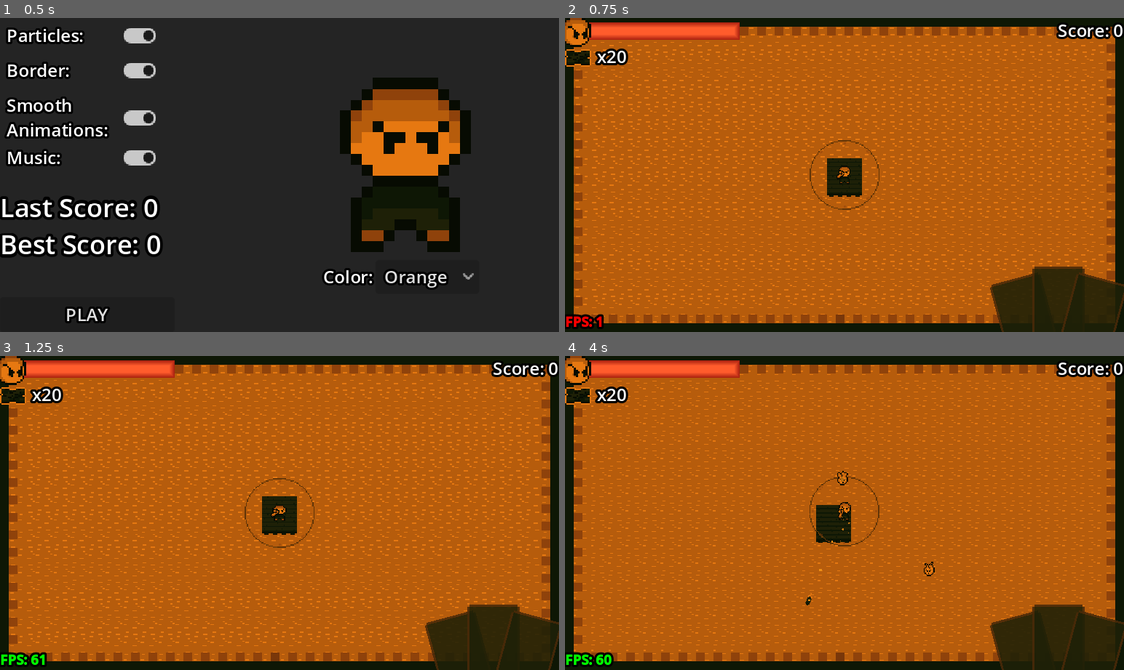
Above: before the commit, frames 1-4 (two rows, left to right).
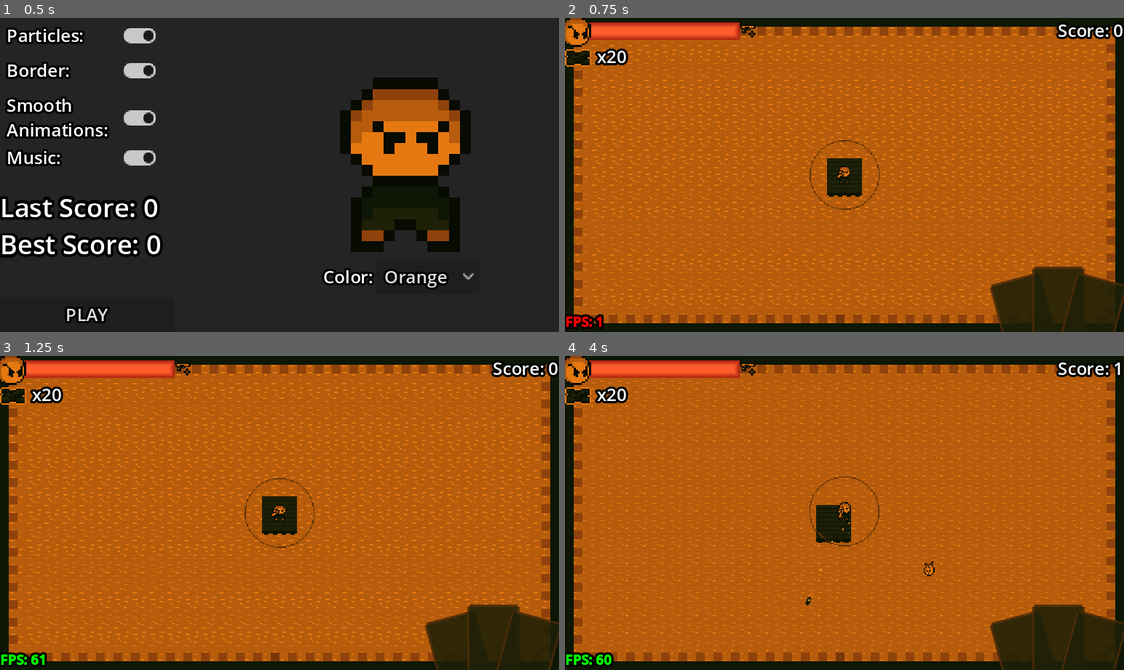
Above: after the commit, the same moments.

Repository: Marcelo-Marinho/Lava-Floor
Game: Godot game, scene res://menu.tscn
Two runs of this game, one before a commit and one after it. Both use one fixed random seed, a clock stepped at 60 frames per second and the inputs below. Sound files missing from this copy of the repository are replaced by a short silence.
Inputs (mouse positions are in pixels of both pictures, inside the frame that each line leads up to):
- Up to frame 1 (0.5 s): no input
- Up to frame 2 (0.75 s): click "PLAY" at 0.5 s
- Up to frame 3 (1.25 s): no input
- Up to frame 4 (4 s): move the mouse to (844, 513) at 1.27 s; hold D (right) 1.28-2.03 s; click (844, 513) at 1.35 s; right-click (844, 513) at 1.55 s; move the mouse to (732, 528) at 2.02 s; hold S (down) 2.03-2.78 s; right-click (732, 528) at 2.1 s; click (732, 528) at 2.3 s; move the mouse to (900, 443) at 2.77 s; hold D (right) 2.78-3.53 s; click (900, 443) at 2.85 s; right-click (900, 443) at 3.05 s; move the mouse to (816, 575) at 3.52 s; hold W (up) from 3.53 s (still down); right-click (816, 575) at 3.6 s; click (816, 575) at 3.8 s

Frame 1 is identical in both runs. In frame 2, less than 0.1% of the frame differs, in the area x 31-35%, y 2-7%; in frame 3, less than 0.1%; in frame 4, 0.2%, in the area x 31-100%, y 2-42%.

Commit message:
update

Diff:
--- a/fire_imp.gd
+++ b/fire_imp.gd
@@ -75,3 +75,10 @@
 		else:
 			body.dmg(2.5)
 	pass # Replace with function body.
+
+
+func _on_area_dmg_area_entered(area: Area2D) -> void:
+	if area.is_in_group("plyr"):
+		if spawn_protection:
+			dmg(999)
+	pass # Replace with function body.
--- a/fire_imp.tscn
+++ b/fire_imp.tscn
@@ -154,5 +154,6 @@
 value = 1.0
 show_percentage = false
 
+[connection signal="area_entered" from="area_dmg" to="." method="_on_area_dmg_area_entered"]
 [connection signal="body_entered" from="area_dmg" to="." method="_on_area_dmg_body_entered"]
 [connection signal="timeout" from="spawn" to="." method="_on_spawn_timeout"]
--- a/game.gd
+++ b/game.gd
@@ -38,6 +38,7 @@
 	$Plyr/Ui/PowerUpMenu/PowerUp1/subcard.modulate = cor
 	$Plyr/Ui/PowerUpMenu/PowerUp2/subcard.modulate = cor
 	$Plyr/Ui/PowerUpMenu/PowerUp3/subcard.modulate = cor
+	$Plyr/Ui/tool.modulate = cor
 
 	if not Global.border:
 		$Plyr/construct_area/border.queue_free()
@@ -57,14 +58,20 @@
 	obj.global_position = pos_sapwn
 	call_deferred("add_child", obj)
 
-	if Global.last_score < 500:
+	if Global.last_score < 100:
 		$Timer.start(randf_range(0.5, 2.5))
+	elif Global.last_score >= 100 and Global.last_score < 500:
+		$Timer.start(randf_range(0.5, 2))
+		if not enemies_possible.has("zombie_mine"):
+			enemies_possible.append("zombie_mine")
 	elif Global.last_score >= 500 and Global.last_score < 1000:
-		$Timer.start(randf_range(0.5, 2))
+		$Timer.start(randf_range(0.5, 1.75))
 	elif Global.last_score >= 1000 and Global.last_score < 2000:
 		$Timer.start(randf_range(0.25, 1.5))
 	elif Global.last_score >= 2000 and Global.last_score < 2500:
 		$Timer.start(randf_range(0.25, 1))
+		if not enemies_possible.has("sharkBuff"):
+			enemies_possible.append("sharkBuff")
 	else:
 		$Timer.start(randf_range(0.1, 0.75))
 	pass # Replace with function body.
@@ -73,3 +80,8 @@
 func _on_bg_music_finished() -> void:
 	$bgMusic.play()
 	pass # Replace with function body.
+
+
+func _on_menu_music_finished() -> void:
+	$menuMusic.play()
+	pass # Replace with function body.
--- a/game.tscn
+++ b/game.tscn
@@ -1,8 +1,9 @@
-[gd_scene load_steps=7 format=3 uid="uid://c2dq5ahdnbcab"]
+[gd_scene load_steps=8 format=3 uid="uid://c2dq5ahdnbcab"]
 
 [ext_resource type="Script" path="res://game.gd" id="1_5j8jg"]
 [ext_resource type="Texture2D" uid="uid://co1d7qtu3kllj" path="res://imgs/floor.png" id="1_ei8s0"]
 [ext_resource type="PackedScene" uid="uid://chtk44e0oxoly" path="res://plyr/plyr.tscn" id="3_yk54x"]
+[ext_resource type="AudioStream" uid="uid://dhj86nndmtmjc" path="res://sounds/Card Night.mp3" id="5_r6o43"]
 [ext_resource type="AudioStream" uid="uid://ydnmbc2qbaen" path="res://sounds/LavaEverywhere.mp3" id="11_b3sr4"]
 
 [sub_resource type="TileSetAtlasSource" id="TileSetAtlasSource_t7vpo"]
@@ -42,5 +43,12 @@
 [node name="bgMusic" type="AudioStreamPlayer" parent="."]
 stream = ExtResource("11_b3sr4")
 
+[node name="menuMusic" type="AudioStreamPlayer" parent="."]
+process_mode = 2
+stream = ExtResource("5_r6o43")
+volume_db = -5.0
+autoplay = true
+
 [connection signal="timeout" from="Timer" to="." method="_on_timer_timeout"]
 [connection signal="finished" from="bgMusic" to="." method="_on_bg_music_finished"]
+[connection signal="finished" from="menuMusic" to="." method="_on_menu_music_finished"]
--- /dev/null
+++ b/index.manifest.json
@@ -0,0 +1 @@
+{"background_color":"#000000","display":"standalone","icons":[{"sizes":"144x144","src":"index.144x144.png","type":"image/png"},{"sizes":"180x180","src":"index.180x180.png","type":"image/png"},{"sizes":"512x512","src":"index.512x512.png","type":"image/png"}],"name":"Floor Lava","orientation":"any","start_url":"./index.html"}
--- a/plyr.gd
+++ b/plyr.gd
@@ -13,7 +13,7 @@
 var mouse_in_area = false
 
 var in_lava = false
-
+var browser = true
 
 # power up list
 var power_ups_enabled = ["0", "0", "0"]
@@ -35,12 +35,37 @@
 
 func _ready() -> void:
 
-	var file = "langs/" + Global.lang + ".json"
-	var json_as_text = FileAccess.get_file_as_string(file)
-	var json_as_dict = JSON.parse_string(json_as_text)
-	if json_as_dict:
-		#print(json_as_dict["power_ups"])
-		pul = json_as_dict["power_ups"]
+	if not browser:
+		var load_file = load("res://langs/en.json")
+		var load_file_2 = load("res://langs/pt-br.json")
+
+		var loadig_file = load("res://langs/" + Global.lang + ".json")
+		var file = loadig_file.resource_path
+		var json_as_text = FileAccess.get_file_as_string(file)
+		var json_as_dict = JSON.parse_string(json_as_text)
+		if json_as_dict:
+			#print(json_as_dict["power_ups"])
+			pul = json_as_dict["power_ups"]
+
+	if pul["0"][0] == "" or pul["0"][0] == " " or pul["0"][0] == null or browser:
+		pul = {
+		"0": ["Nothing Nothing", "Does nothing..."],
+		"1": ["Iron Iron feet", "You can walk in lava"],
+		"2": ["Death Death bullet", "One shoot to kill any enemy, but you will receive 2x of damage (that's the price for that power)"],
+		"3": ["Piercing Piercing shot", "Are you a sniper?"],
+		"4": ["Twins Twins", "You can now shoot two bullets instead of one"],
+		"5": ["Shotgun Shotgun", "Do you don't like pistols? Why not a shotgun?"],
+		"6": ["Tile Tile lover", "More one point for each tile builded"],
+		"7": ["Strong Strong heart", "Cure 5 health points in every power up"],
+		"8": ["Hot Hot shower", "Don't take damage in lava"],
+		"9": ["Infinity Infinity bullets", "Shoot without spend bullets"],
+		"10": ["Lumberjack Lumberjack", "Get 1 wood in every power up"],
+		"11": ["Domain Domain expansion", "Get a bigger building area"],
+		"12": ["Miner Miner Zombie", "Add more chance to spawn Miner Zombie! \nThey like to break blocks, but don't play minecraft"],
+		"13": ["Buff Buff Shark", "Add more chance to spawn Buff Shark! \nThe sharks evolveds to swin in lava... WHAT?"],
+		"14": ["Fire Fire Imp", "Add more chance to spawn Fire Imp!\nA basic enemy to kill you"]
+	}
+
 	power_ups_enabled = ["0", "0", "0"]
 
 	$Ui/HpBar.value = HP
@@ -154,10 +179,12 @@
 		tool = "ham"
 		$Sprite/gun.visible = false
 		$Sprite/ham.visible = true
+		$Ui/tool.frame = 0
 	elif tool == "ham":
 		tool = "gun"
 		$Sprite/gun.visible = true
 		$Sprite/ham.visible = false
+		$Ui/tool.frame = 1
 
 func Action():
 
@@ -322,6 +349,8 @@
 	get_tree().paused = true
 	$Ui/PowerUpMenu.show()
 
+	get_parent().get_node("menuMusic").play()
+
 	var quant_power_ups = 14
 	var pw1 = randi_range(0, quant_power_ups)
 	var pw2 = randi_range(0, quant_power_ups)
@@ -337,6 +366,10 @@
 	$Ui/PowerUpMenu/PowerUp1/subcard.frame = enemies_subcard[0]
 	$Ui/PowerUpMenu/PowerUp2/subcard.frame = enemies_subcard[1]
 	$Ui/PowerUpMenu/PowerUp3/subcard.frame = enemies_subcard[2]
+
+	$Ui/PowerUpMenu/PowerUp1/subcard.rotation_degrees = randi_range(-10, 10)
+	$Ui/PowerUpMenu/PowerUp2/subcard.rotation_degrees = randi_range(-10, 10)
+	$Ui/PowerUpMenu/PowerUp3/subcard.rotation_degrees = randi_range(-10, 10)
 
 	$Ui/PowerUpMenu/PowerUp1.text = ".\n.\n.\n.\n.\n-----------------" + pul[str(pw1)][0]
 	$Ui/PowerUpMenu/PowerUp1/card.frame = pw1
--- a/plyr/plyr.tscn
+++ b/plyr/plyr.tscn
@@ -1,8 +1,9 @@
-[gd_scene load_steps=32 format=3 uid="uid://chtk44e0oxoly"]
+[gd_scene load_steps=33 format=3 uid="uid://chtk44e0oxoly"]
 
 [ext_resource type="Script" path="res://plyr.gd" id="1_ju0ca"]
 [ext_resource type="Texture2D" uid="uid://cx2kx8r5ggc02" path="res://imgs/border_construct.png" id="2_l0dve"]
 [ext_resource type="Texture2D" uid="uid://b2ar0x3yyw00q" path="res://imgs/plyr_0.png" id="3_de3j3"]
+[ext_resource type="Texture2D" uid="uid://db2iajwq8287j" path="res://imgs/hud_item.png" id="6_3mron"]
 [ext_resource type="Texture2D" uid="uid://bt7wyrywvm2fk" path="res://imgs/noBullet.png" id="6_7jipd"]
 [ext_resource type="Texture2D" uid="uid://cebf6e2nbguxq" path="res://imgs/border.png" id="7_yilny"]
 [ext_resource type="Texture2D" uid="uid://csaghg2v0ai18" path="res://imgs/pistol.png" id="8_3b8yw"]
@@ -608,6 +609,7 @@
 autowrap_mode = 3
 
 [node name="cancel" type="Button" parent="Ui/PowerUpMenu"]
+modulate = Color(1, 1, 1, 0)
 layout_mode = 1
 anchors_preset = 2
 anchor_top = 1.0
@@ -619,7 +621,14 @@
 grow_vertical = 0
 theme_override_colors/font_outline_color = Color(0, 0, 0, 1)
 theme_override_constants/outline_size = 8
+disabled = true
 text = "Cancel"
+
+[node name="tool" type="Sprite2D" parent="Ui"]
+position = Vector2(168, 12)
+texture = ExtResource("6_3mron")
+hframes = 2
+frame = 1
 
 [node name="construct_area" type="Area2D" parent="." groups=["plyr"]]
 
--- a/sharkBuff.tscn
+++ b/sharkBuff.tscn
@@ -174,6 +174,7 @@
 value = 5.0
 show_percentage = false
 
+[connection signal="area_entered" from="area_dmg" to="." method="_on_area_dmg_area_entered"]
 [connection signal="body_entered" from="area_dmg" to="." method="_on_area_dmg_body_entered"]
 [connection signal="animation_finished" from="Sprite" to="." method="_on_sprite_animation_finished"]
 [connection signal="timeout" from="spawn" to="." method="_on_spawn_timeout"]
--- a/shark_buff.gd
+++ b/shark_buff.gd
@@ -92,3 +92,10 @@
 		$Sprite.play("default")
 		tile.set_cell(0, pos, 0, Vector2i(1, 0))
 	pass # Replace with function body.
+
+
+func _on_area_dmg_area_entered(area: Area2D) -> void:
+	if area.is_in_group("plyr"):
+		if spawn_protection:
+			dmg(999)
+	pass # Replace with function body.
--- a/zombie_mine.gd
+++ b/zombie_mine.gd
@@ -95,3 +95,10 @@
 		$Sprite.play("default")
 		tile.set_cell(0, pos, 0, Vector2i(1, 0))
 	pass # Replace with function body.
+
+
+func _on_area_dmg_area_entered(area: Area2D) -> void:
+	if area.is_in_group("plyr"):
+		if spawn_protection:
+			dmg(999)
+	pass # Replace with function body.
--- a/zombie_mine.tscn
+++ b/zombie_mine.tscn
@@ -174,6 +174,7 @@
 value = 2.0
 show_percentage = false
 
+[connection signal="area_entered" from="area_dmg" to="." method="_on_area_dmg_area_entered"]
 [connection signal="body_entered" from="area_dmg" to="." method="_on_area_dmg_body_entered"]
 [connection signal="animation_finished" from="Sprite" to="." method="_on_sprite_animation_finished"]
 [connection signal="timeout" from="spawn" to="." method="_on_spawn_timeout"]
Not shown, changed: export_presets.cfg
Binary file added: index.144x144.png
Not shown, added: index.144x144.png.import
Binary file added: index.180x180.png
Not shown, added: index.180x180.png.import
Binary file added: index.512x512.png
Not shown, added: index.512x512.png.import
Not shown, added: sounds/Card Night.mp3.import
Not shown, added: index.offline.html
Not shown, changed: index.pck
Not shown, added: index.side.wasm
Not shown, added: sounds/Card Night.mp3
